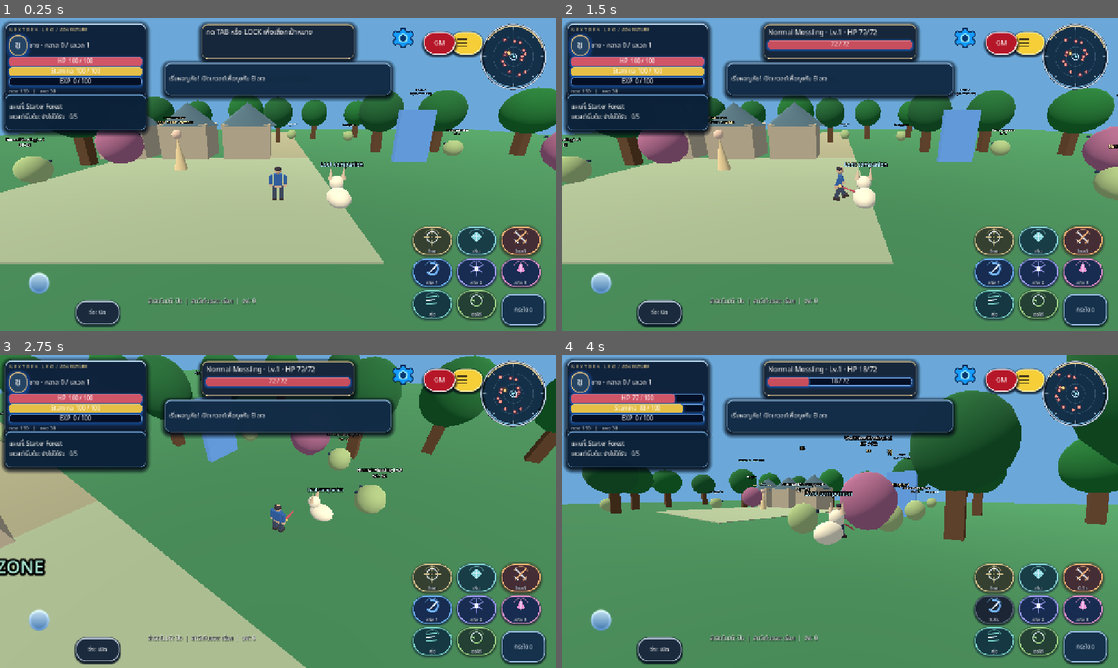
Above: before the commit, frames 1-4 (two rows, left to right).
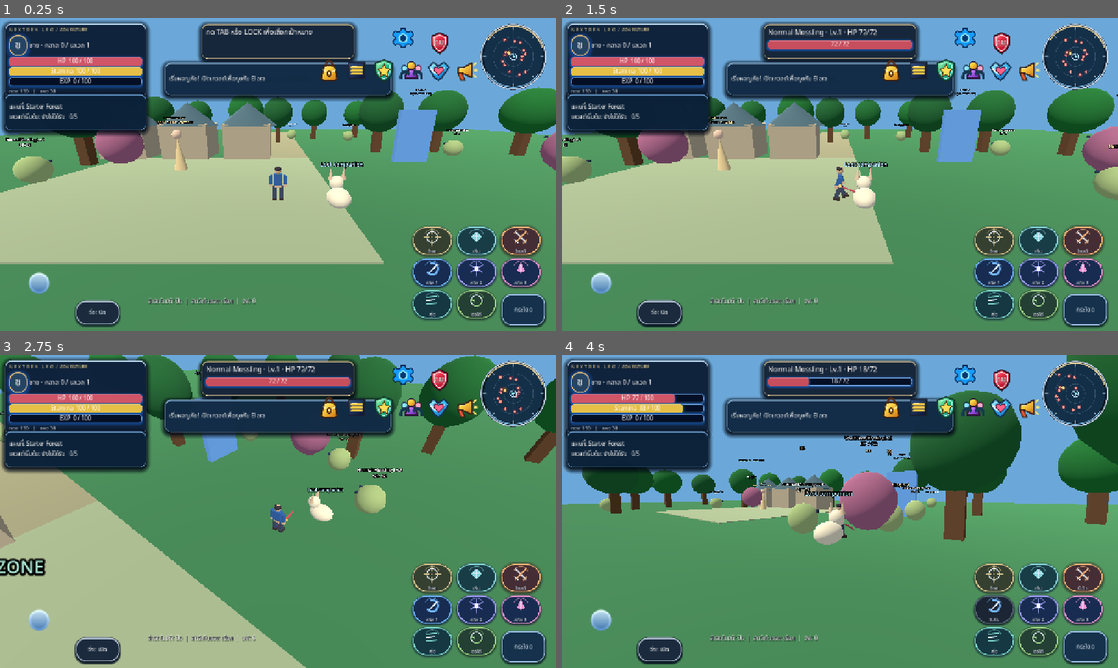
Above: after the commit, the same moments.

Repository: redfullmoon209-debug/NexTgenLeo
Game: Godot game, scene res://scenes/main.tscn
The game is run twice, just before and just after one commit, with the same random seed, the same clock (stepped at 60 frames per second) and the same inputs.
Inputs (mouse positions are in pixels of both pictures, inside the frame that each line leads up to):
- Up to frame 1 (0.25 s): no input
- Up to frame 2 (1.5 s): click "กระโดด" at 0.5 s; tap Enter at 1.25 s; move the mouse to (962, 158) at 1.27 s; hold D from 1.28 s (still down); tap Tab at 1.35 s; click (962, 158) at 1.42 s
- Up to frame 3 (2.75 s): tap Space at 1.52 s; release D at 2 s; drag from (166, 527) to (250, 574) at 2.02 s
- Up to frame 4 (4 s): move the mouse to (895, 442) at 2.77 s; hold D 2.78-3.5 s; tap 1 at 2.85 s; drag from (812, 574) to (673, 464) at 3.52 s

The runs differ from the first frame. In frame 1, 1.7% of the frame differs, in the area x 57-88%, y 4-21%; in frame 2, 1.7%; in frame 3, 1.7%; in frame 4, 1.7%.
Error before the commit: Parse Error: Cannot infer the type of "modal_open" variable because the value doesn't have a set type. (res://scripts/main_rich_navigation.gd:400)

Commit message:
Explicitly type modal-open boolean for Godot 4.4 parser

Diff:
--- a/scripts/main_rich_navigation.gd
+++ b/scripts/main_rich_navigation.gd
@@ -397,7 +397,7 @@
 func _process(_delta: float) -> void:
 	if not is_instance_valid(gameplay):
 		return
-	var modal_open := (is_instance_valid(gameplay.panel) and gameplay.panel.visible) or (is_instance_valid(gameplay.silver_workspace) and gameplay.silver_workspace.visible)
+	var modal_open: bool = (is_instance_valid(gameplay.panel) and gameplay.panel.visible) or (is_instance_valid(gameplay.silver_workspace) and gameplay.silver_workspace.visible)
 	# Never cover Bag next-page buttons, item slots or modal confirmation controls.
 	# Six new icons return automatically when the modal closes; GM/Settings are untouched.
 	var visibility_changed := false
